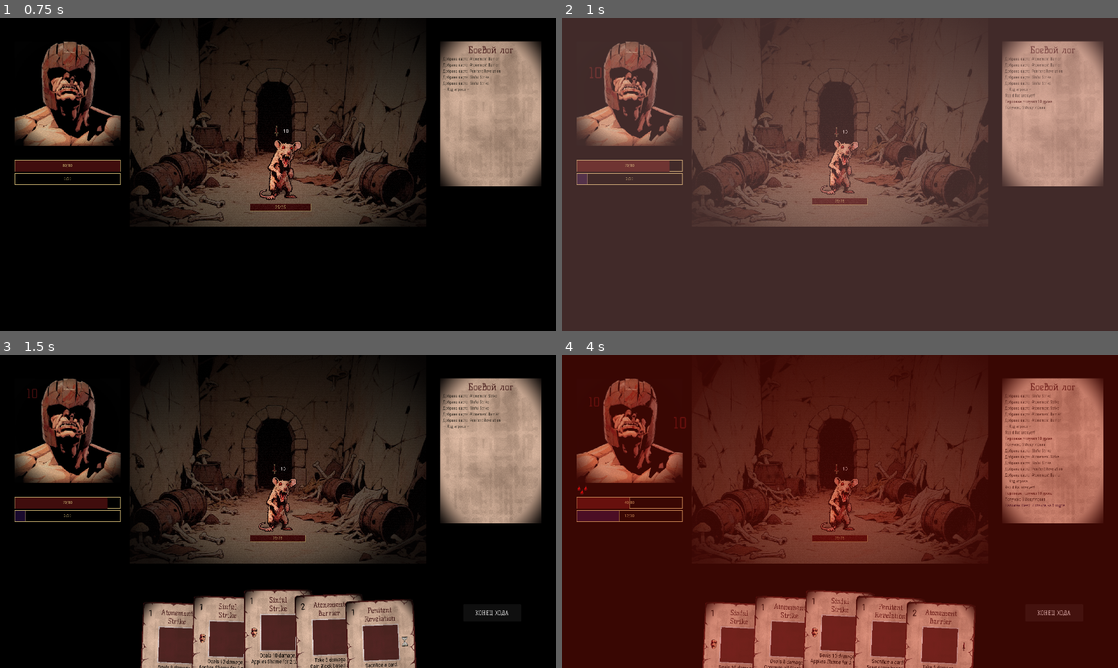
Above: before the commit, frames 1-4 (two rows, left to right).
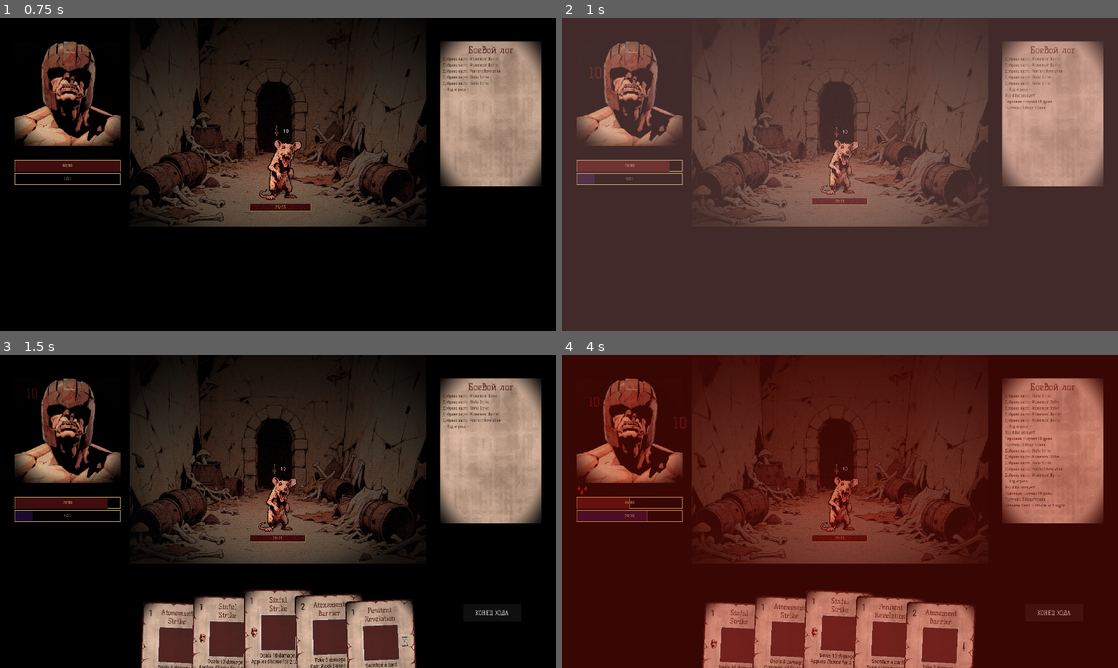
Above: after the commit, the same moments.

Repository: Bineev/crawler26
Game: Godot game, scene res://scenes/test_scene.tscn
Two runs of this game, one before a commit and one after it. Both use one fixed random seed, a clock stepped at 60 frames per second and the inputs below. Sound files missing from this copy of the repository are replaced by a short silence.
Inputs (mouse positions are in pixels of both pictures, inside the frame that each line leads up to):
- Up to frame 1 (0.75 s): click "КОНЕЦ ХОДА" at 0.5 s
- Up to frame 2 (1 s): no input
- Up to frame 3 (1.5 s): tap Enter (ui_accept) at 1.25 s; move the mouse to (278, 492) at 1.27 s; click (278, 492) at 1.42 s
- Up to frame 4 (4 s): tap Enter (ui_accept) at 1.52, 3.02 s; click "КОНЕЦ ХОДА" at 2 s; move the mouse to (840, 492) at 2.77 s; click (840, 492) at 2.92 s; click "КОНЕЦ ХОДА" at 3.5 s

Frame 1 is identical in both runs. In frame 2, less than 0.1% of the frame differs, in the area x 4-84%, y 28-54%; in frame 3, less than 0.1%; in frame 4, 0.2%, in the area x 10-84%, y 28-54%.

Commit message:
correct statuses and passives

Diff:
--- a/data/biomes/mole_tunnels_enemies.gd
+++ b/data/biomes/mole_tunnels_enemies.gd
@@ -6,19 +6,15 @@
 ## НАМЕРЕНИЯ ВРАГОВ КРОТОВЫХ НОР
 ## ============================================================
 
+# data/biomes/mole_tunnels_enemies.gd
+
 const INTENTS = {
 	# Слепыш-мутант
 	DataManager.MoleEnemy.MOLE_MUTANT: {
 		"cycle_type": DataManager.IntentCycleType.SEQUENTIAL,
 		"intents": [
-			# Ход 1
-			[
-				{ "category": DataManager.EffectCategory.DAMAGE, "target": DataManager.EffectTarget.ENEMY, "base_value": 5 }
-			],
-			# Ход 2
-			[
-				{ "category": DataManager.EffectCategory.DAMAGE, "target": DataManager.EffectTarget.ENEMY, "base_value": 5 },
-			],
+			[ { "category": DataManager.EffectCategory.DAMAGE, "target": DataManager.EffectTarget.ENEMY, "base_value": 5 } ],
+			[ { "category": DataManager.EffectCategory.DAMAGE, "target": DataManager.EffectTarget.ENEMY, "base_value": 5 } ],
 		]
 	},
 
@@ -26,25 +22,8 @@
 	DataManager.MoleEnemy.STRONG_MOLE: {
 		"cycle_type": DataManager.IntentCycleType.SEQUENTIAL,
 		"intents": [
-			# Ход 1
-			[
-				{ "category": DataManager.EffectCategory.DAMAGE, "target": DataManager.EffectTarget.ENEMY, "base_value": 8 },
-				{ "category": DataManager.EffectCategory.BLOCK, "target": DataManager.EffectTarget.SELF, "base_value": 10 }
-			],
-			# Ход 2
-			[
-				{ "category": DataManager.EffectCategory.DAMAGE, "target": DataManager.EffectTarget.ENEMY, "base_value": 8 }
-			],
-			# Ход 3
-			[
-				{ "category": DataManager.EffectCategory.DAMAGE, "target": DataManager.EffectTarget.ENEMY, "base_value": 8 },
-				{ "category": DataManager.EffectCategory.BLOCK, "target": DataManager.EffectTarget.SELF, "base_value": 10 }
-			],
-			# Ход 4
-			[
-				{ "category": DataManager.EffectCategory.DAMAGE, "target": DataManager.EffectTarget.ENEMY, "base_value": 8 },
-				{ "category": DataManager.EffectCategory.APPLY_STATUS, "target": DataManager.EffectTarget.ENEMY, "status": DataManager.Status.BLEED, "value": 2, "duration": 6 }
-			],
+			[ { "category": DataManager.EffectCategory.DAMAGE, "target": DataManager.EffectTarget.ENEMY, "base_value": 8 }, { "category": DataManager.EffectCategory.BLOCK, "target": DataManager.EffectTarget.SELF, "base_value": 10 } ],
+			[ { "category": DataManager.EffectCategory.DAMAGE, "target": DataManager.EffectTarget.ENEMY, "base_value": 8 } ],
 		]
 	},
 
@@ -52,15 +31,49 @@
 	DataManager.MoleEnemy.RABID_RAT: {
 		"cycle_type": DataManager.IntentCycleType.SEQUENTIAL,
 		"intents": [
-			# Ход 1
-			[
-				{ "category": DataManager.EffectCategory.DAMAGE, "target": DataManager.EffectTarget.ENEMY, "base_value": 10 }
-			],
-			# Ход 2
-			[
-				{ "category": DataManager.EffectCategory.DAMAGE, "target": DataManager.EffectTarget.ENEMY, "base_value": 10 },
-				{ "category": DataManager.EffectCategory.APPLY_STATUS, "target": DataManager.EffectTarget.ENEMY, "status": DataManager.Status.BLEED, "value": 2, "duration": 6 }
-			],
+			[ { "category": DataManager.EffectCategory.DAMAGE, "target": DataManager.EffectTarget.ENEMY, "base_value": 10 } ],
+			[ { "category": DataManager.EffectCategory.DAMAGE, "target": DataManager.EffectTarget.ENEMY, "base_value": 10 }, { "category": DataManager.EffectCategory.APPLY_STATUS, "target": DataManager.EffectTarget.ENEMY, "status": DataManager.Status.BLEED, "value": 2, "duration": 6 } ],
+		]
+	},
+
+	# Крот-гриб
+	DataManager.MoleEnemy.MOLE_FUNGUS: {
+		"cycle_type": DataManager.IntentCycleType.SEQUENTIAL,
+		"intents": [
+			[ { "category": DataManager.EffectCategory.DAMAGE, "target": DataManager.EffectTarget.ENEMY, "base_value": 8 } ],
+			[ { "category": DataManager.EffectCategory.DAMAGE, "target": DataManager.EffectTarget.ENEMY, "base_value": 8 }, { "category": DataManager.EffectCategory.APPLY_STATUS, "target": DataManager.EffectTarget.ENEMY, "status": DataManager.Status.POISON, "value": 2, "duration": 4 } ],
+			[ { "category": DataManager.EffectCategory.HEAL, "target": DataManager.EffectTarget.SELF, "base_value": 5 } ],
+		]
+	},
+
+	# Многоголовый слепыш
+	DataManager.MoleEnemy.MANY_HEADED_MOLE: {
+		"cycle_type": DataManager.IntentCycleType.SEQUENTIAL,
+		"intents": [
+			[ { "category": DataManager.EffectCategory.DAMAGE, "target": DataManager.EffectTarget.ENEMY, "base_value": 6 }, { "category": DataManager.EffectCategory.BLOCK, "target": DataManager.EffectTarget.SELF, "base_value": 8 } ],
+			[ { "category": DataManager.EffectCategory.DAMAGE, "target": DataManager.EffectTarget.ENEMY, "base_value": 10 } ],
+			[ { "category": DataManager.EffectCategory.DAMAGE, "target": DataManager.EffectTarget.ENEMY, "base_value": 6 }, { "category": DataManager.EffectCategory.APPLY_STATUS, "target": DataManager.EffectTarget.ENEMY, "status": DataManager.Status.COLD, "value": 3, "duration": 3 } ],
+		]
+	},
+
+	# Шахтёр-гриб
+	DataManager.MoleEnemy.FUNGAL_MINER: {
+		"cycle_type": DataManager.IntentCycleType.SEQUENTIAL,
+		"intents": [
+			[ { "category": DataManager.EffectCategory.DAMAGE, "target": DataManager.EffectTarget.ENEMY, "base_value": 7 } ],
+			[ { "category": DataManager.EffectCategory.DAMAGE, "target": DataManager.EffectTarget.ENEMY, "base_value": 7 }, { "category": DataManager.EffectCategory.APPLY_STATUS, "target": DataManager.EffectTarget.ENEMY, "status": DataManager.Status.POISON, "value": 3, "duration": 4 } ],
+			[ { "category": DataManager.EffectCategory.APPLY_STATUS, "target": DataManager.EffectTarget.ENEMY, "status": DataManager.Status.POISON, "value": 4, "duration": 5 } ],
+		]
+	},
+
+	# Гора грызунов (босс)
+	DataManager.MoleEnemy.RODENT_MOUND: {
+		"cycle_type": DataManager.IntentCycleType.SEQUENTIAL,
+		"intents": [
+			[ { "category": DataManager.EffectCategory.DAMAGE, "target": DataManager.EffectTarget.ENEMY, "base_value": 12 } ],
+			[ { "category": DataManager.EffectCategory.DAMAGE, "target": DataManager.EffectTarget.ENEMY, "base_value": 8 }, { "category": DataManager.EffectCategory.APPLY_STATUS, "target": DataManager.EffectTarget.ENEMY, "status": DataManager.Status.BLEED, "value": 4, "duration": 5 } ],
+			[ { "category": DataManager.EffectCategory.DAMAGE, "target": DataManager.EffectTarget.ENEMY, "base_value": 15 } ],
+			[ { "category": DataManager.EffectCategory.HEAL, "target": DataManager.EffectTarget.SELF, "base_value": 8 } ],
 		]
 	},
 }
--- a/resources/effects/effect_wrath.tres
+++ b/resources/effects/effect_wrath.tres
@@ -1,9 +1,12 @@
-[gd_resource type="Resource" script_class="EffectEntry" load_steps=2 format=3 uid="uid://bsct464lvp3pn"]
+[gd_resource type="Resource" script_class="EffectEntry" load_steps=3 format=3 uid="uid://bsct464lvp3pn"]
 
 [ext_resource type="Script" uid="uid://cmra25r1r3ivt" path="res://resources/res_scripts/effect_entry.gd" id="1_kwusl"]
+[ext_resource type="Resource" uid="uid://ccjvicc00m1kp" path="res://resources/statuses/strength.tres" id="2_l2onc"]
 
 [resource]
 script = ExtResource("1_kwusl")
 category = 4
 target = 0
+status = ExtResource("2_l2onc")
+grow_type = 1
 metadata/_custom_type_script = "uid://cmra25r1r3ivt"
--- a/resources/statuses/strength.tres
+++ b/resources/statuses/strength.tres
@@ -9,4 +9,6 @@
 name_key = "status_strength_name"
 description_key = "status_strength_desc"
 is_stacking = true
+max_stacks = 99
+effect_per_stack = 1.0
 metadata/_custom_type_script = "uid://cdpdi1bblp6st"
--- a/scripts/global/battle_manager.gd
+++ b/scripts/global/battle_manager.gd
@@ -141,15 +141,6 @@
 		return
 
 	start_player_turn()
-
-
-func execute_enemy_action(enemy: EnemyInstance, intent: IntentEntry):
-	print("execute_enemy_action: ", enemy.get_display_name())
-
-	for effect in intent.effects:
-		EffectExecutor.execute(effect, enemy, [player])
-		await get_tree().create_timer(0.2).timeout
-
 ## ============================================================
 ## КОНЕЦ ХОДА
 ## ============================================================
@@ -357,9 +348,3 @@
 
 func get_hand_ui() -> HandUI:
 	return hand_ui
-
-
-func _execute_enemy_action(enemy: EnemyInstance, intent: IntentEntry):
-	for effect in intent.effects:
-		# При атаке врага source = enemy, target = player
-		EffectExecutor.execute(effect, enemy, [player])
--- a/scripts/global/data_manager.gd
+++ b/scripts/global/data_manager.gd
@@ -332,7 +332,7 @@
 ## ============================================================
 
 const FLOOR_ROOMS_PER_PATH: int = 3           # комнат в одном пути
-const FLOOR_VISIBLE_ROOMS: int = 1            # видимых комнат в пути
+const FLOOR_VISIBLE_ROOMS: int = 3            # видимых комнат в пути
 const FLOOR_PATHS_COUNT: int = 2              # количество путей на развилке
 const FLOOR_SEGMENTS_BEFORE_BOSS: int = 3     # сегментов (развилок) до босса
 ## ============================================================
@@ -348,7 +348,7 @@
 ## === Сломленный (Penitent) ===
 const PENITENT_STARTING_HEALTH: int = 80
 const PENITENT_MAX_ATONEMENT: int = 30
-const PENITENT_ATONEMENT_GAIN_PER_ATTACK: int = 3
+const PENITENT_ATONEMENT_GAIN_PER_ATTACK: int = 5
 
 ## === Статусы ===
 
--- a/scripts/other/character_stats.gd
+++ b/scripts/other/character_stats.gd
@@ -389,6 +389,10 @@
 		var data = active_statuses[status_id]
 		var status = data["resource"]
 
+		# SHIELD не уменьшается в конце хода (снимается в начале)
+		if status.id == DataManager.Status.SHIELD:
+			continue
+
 		# Уменьшаем длительность
 		data.duration -= 1
 
@@ -479,6 +483,9 @@
 
 
 func process_start_of_turn():
+	# Снимаем SHIELD в начале хода
+	if has_status(DataManager.Status.SHIELD):
+		remove_status(DataManager.Status.SHIELD)
 	var statuses_to_remove = []
 
 	for status_id in active_statuses.keys():
@@ -519,3 +526,12 @@
 
 	for status_id in statuses_to_remove:
 		remove_status(status_id)
+
+
+func trigger_poison_immediately():
+	if has_status(DataManager.Status.POISON):
+		var stacks = get_status_stacks(DataManager.Status.POISON)
+		var damage = stacks * DataManager.POISON_BASE_DAMAGE_PER_STACK
+		take_damage(damage, true)
+		remove_status(DataManager.Status.POISON)
+		SignalManager.log_message.emit("Яд сработал мгновенно! %d урона" % damage)
--- a/scripts/other/enemy_instance.gd
+++ b/scripts/other/enemy_instance.gd
@@ -298,7 +298,27 @@
 		else:
 			await get_tree().create_timer(0.3).timeout
 
-	# Выполняем эффекты
+	# Выполняем эффекты с правильными целями
 	SignalManager.log_message.emit("%s атакует!" % get_display_name())
 	for effect in current_intent.effects:
-		EffectExecutor.execute(effect, self, [target])
+		var targets = _get_targets_for_effect(effect, target)
+		EffectExecutor.execute(effect, self, targets)
+
+
+func _get_targets_for_effect(effect: EffectEntry, target: CharacterStats) -> Array:
+	match effect.target:
+		DataManager.EffectTarget.SELF:
+			return [self]
+		DataManager.EffectTarget.ENEMY:
+			return [target] if target else []
+		DataManager.EffectTarget.ALL_ENEMIES:
+			# Если есть несколько врагов, возвращаем всех (кроме себя)
+			var all_targets = BattleManager.get_enemies()
+			return all_targets
+		DataManager.EffectTarget.ALL_ALLIES:
+			# Союзники врага — это он сам
+			return [self]
+		DataManager.EffectTarget.ANY:
+			return [target] if target else []
+		_:
+			return [target] if target else []
--- a/scripts/other/enemy_ui.gd
+++ b/scripts/other/enemy_ui.gd
@@ -255,7 +255,11 @@
 	match effect.category:
 		DataManager.EffectCategory.DAMAGE:
 			icon.texture = DataManager.get_intent_icon(DataManager.IntentType.ATTACK)
-			value_label.text = str(effect.base_value)
+			# Вычисляем финальный урон с учётом силы
+			var base_damage = effect.base_value
+			var strength_bonus = enemy_instance.get_strength_bonus() if enemy_instance else 0
+			var final_damage = base_damage + strength_bonus
+			value_label.text = str(final_damage)
 			tooltip_text = "Враг собирается атаковать"
 		DataManager.EffectCategory.BLOCK:
 			icon.texture = DataManager.get_intent_icon(DataManager.IntentType.DEFEND)
